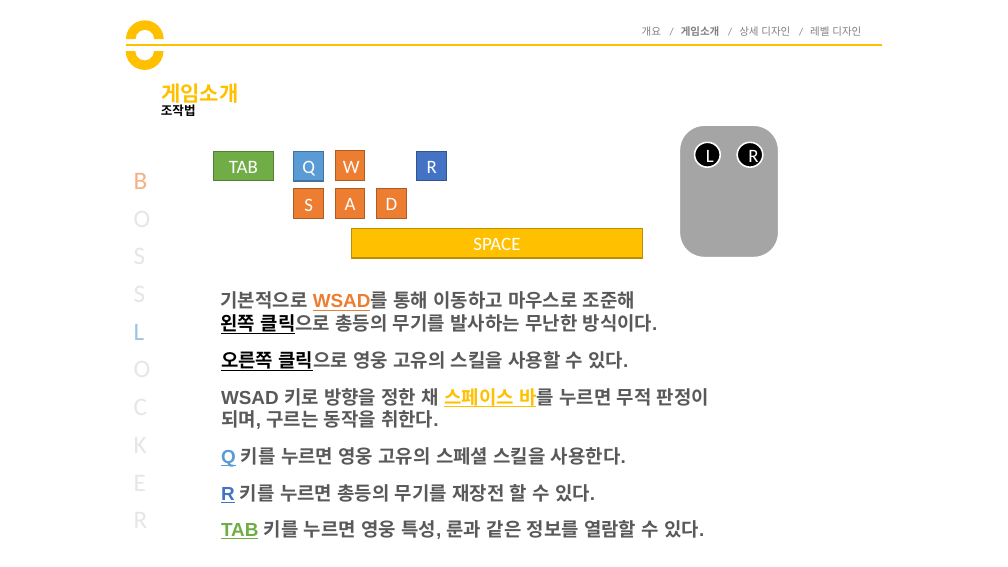
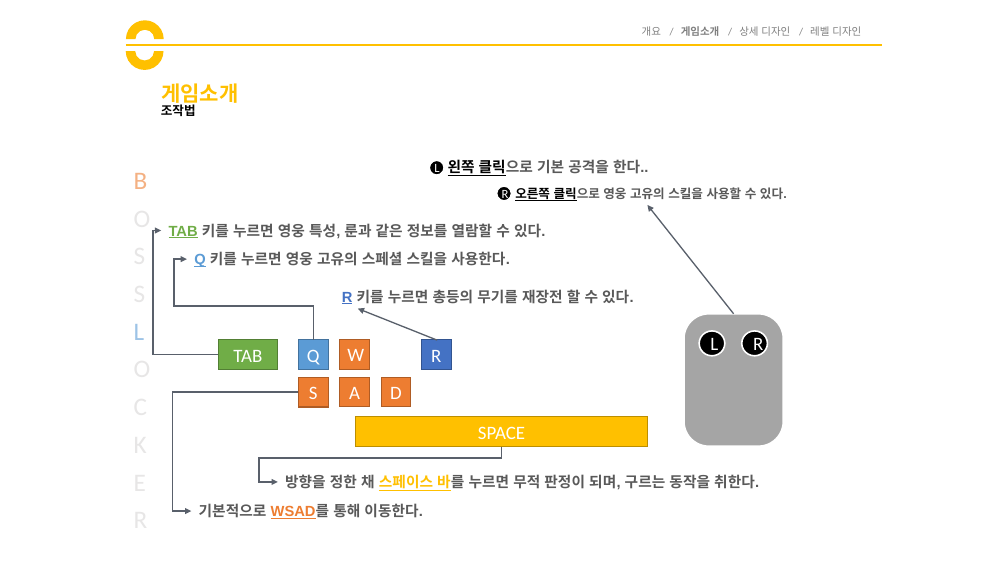
Before and after one commit to goddun/Report, a slide deck: slide 6 of boss_locker.pptx (slide 7 before the commit). Drawn at 1008x567 pixels with LibreOffice and Linux fonts; fonts in the diff are those of the drawing. Boxes give left, top, right and bottom in pixels: in the first picture for what was removed or moved away, otherwise in the second. Text is boxed around its words. In the diff, an @@ line names an element or a change of style, - is before the commit and + after.

```diff
--- a/boss_locker.pptx
+++ b/boss_locker.pptx
@@ ellipse added at (430,160,445,175), fill #000000, outline #FFFFFF 1.5 pt, 12 pt, text #FFFFFF @@
+L
@@ text added at (448,159,648,176), 14 pt, text #595959, bold @@
+왼쪽 클릭으로 기본 공격을 한다..
@@ ellipse added at (497,186,512,201), fill #000000, outline #FFFFFF 1.5 pt, 12 pt, text #FFFFFF @@
+R
@@ text "오른쪽 클릭으로 영웅 고유의 스킬을 ...": place and size @@
-text "오른쪽 클릭으로 영웅 고유의 스킬을 ..." at (221,351,628,371)
+text "오른쪽 클릭으로 영웅 고유의 스킬을 ..." at (515,187,787,201)
@@ text "오른쪽 클릭으로 영웅 고유의 스킬을 ..." at (515,187,787,201): size 18 to 12 pt @@
@@ arrow added from (734, 314) to (647, 205), #59606B 1.25 pt @@
@@ elbow arrow added from (219, 355) to (161, 231), #59606B 1.25 pt @@
@@ text "TAB 키를 누르면 영웅 특성, ...": place and size @@
-text "TAB 키를 누르면 영웅 특성, ..." at (221,520,704,539)
+text "TAB 키를 누르면 영웅 특성, ..." at (169,223,545,238)
@@ elbow arrow added from (313, 340) to (187, 259), #59606B 1.25 pt @@
@@ size 18 to 14 pt in 3 elements at (169,223,545,238), (342,289,634,304), (194,251,510,267) @@
@@ text "Q 키를 누르면 영웅 고유의 ...": place and size @@
-text "Q 키를 누르면 영웅 고유의 ..." at (221,447,626,467)
+text "Q 키를 누르면 영웅 고유의 ..." at (194,251,510,267)
@@ text removed at (221,291,658,334) @@
-기본적으로 WSAD를 통해 이동하고 마우스로 조준해
-왼쪽 클릭으로 총등의 무기를 발사하는 무난한 방식이다.
@@ text "R 키를 누르면 총등의 무기를 ...": place and size @@
-text "R 키를 누르면 총등의 무기를 ..." at (221,484,595,503)
+text "R 키를 누르면 총등의 무기를 ..." at (342,289,634,304)
@@ arrow added from (437, 340) to (358, 309), #59606B 1.25 pt @@
@@ 8 rectangles, 2 ellipses, 1 rounded rectangle: place and size @@
-8 rectangles, 2 ellipses, 1 rounded rectangle at (214,126,779,258)
+8 rectangles, 2 ellipses, 1 rounded rectangle at (219,314,783,446)
@@ elbow arrow added from (299, 392) to (191, 511), #59606B 1.25 pt @@
@@ elbow arrow added from (501, 447) to (278, 482), #59606B 1.25 pt @@
@@ text at (285,474,759,491): text changed; size 18 to 14 pt @@
-WSAD 키로 방향을 정한 채 스페이스 바를 누르면 무적 판정이 되며, 구르는 동작을 취한다.
+방향을 정한 채 스페이스 바를 누르면 무적 판정이 되며, 구르는 동작을 취한다.
@@ text added at (199,503,422,519), 14 pt, text #595959, bold @@
+기본적으로 WSAD를 통해 이동한다.
```
Also in this commit, not shown: 1 other slide changed, 1 slide removed, 1 other file.
